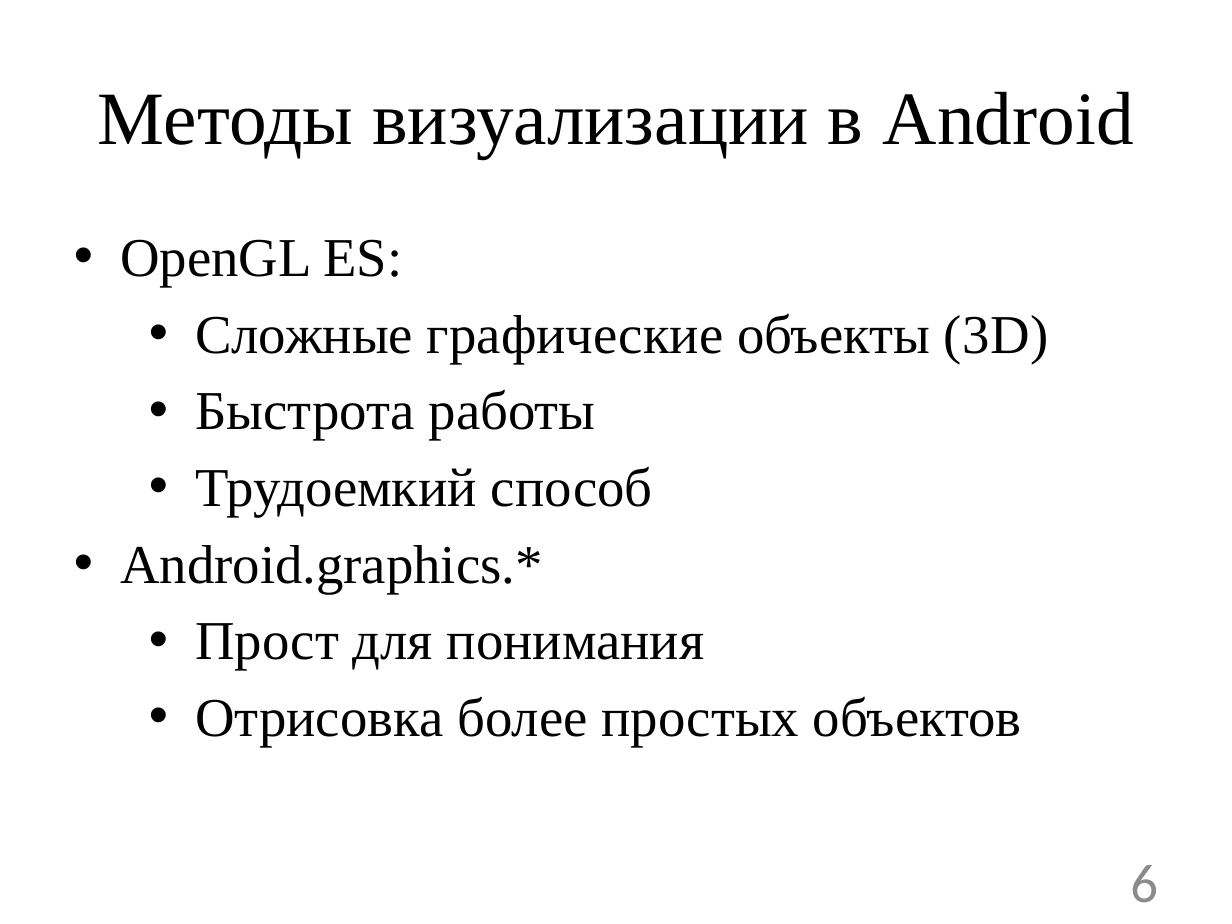
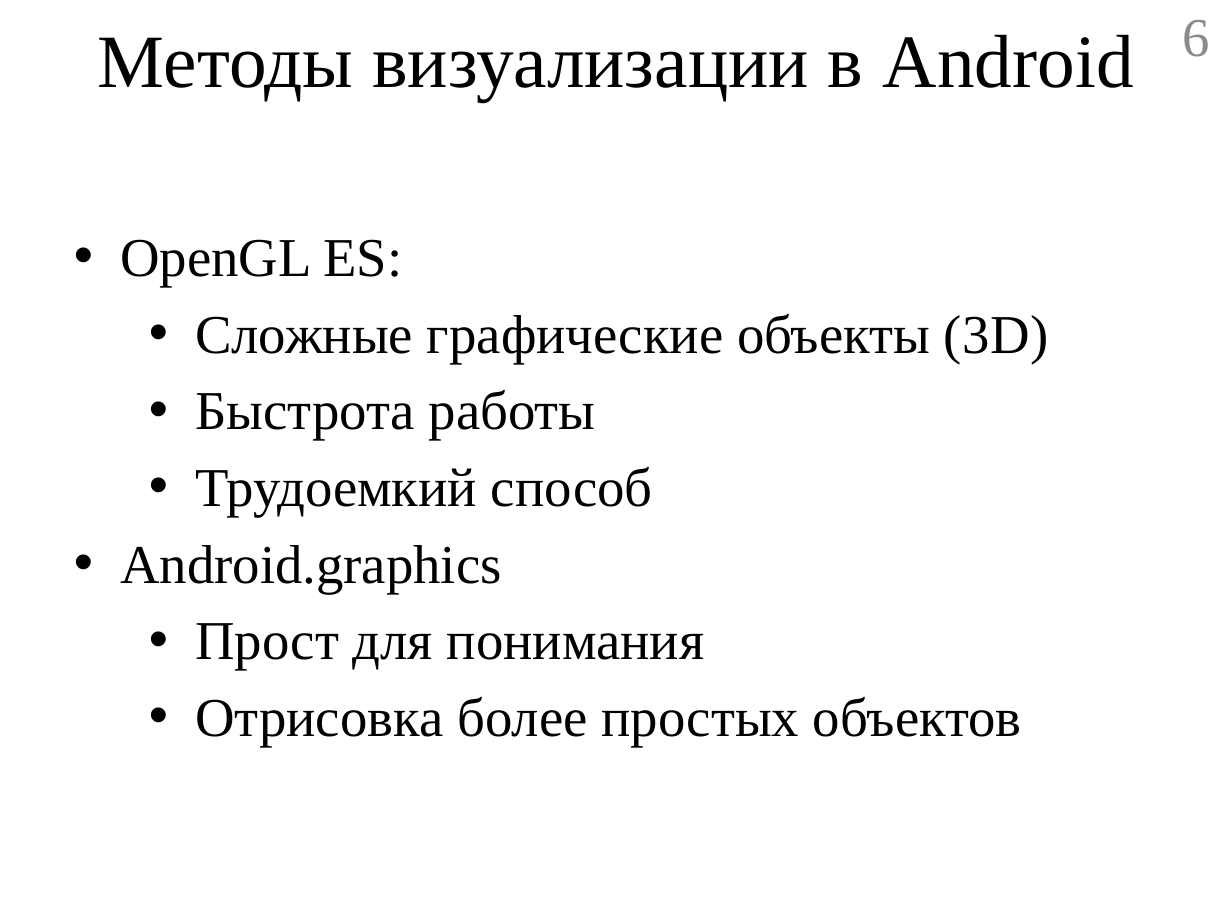
Before and after one commit to geo2tag/geocube, a slide deck: slide 6 of Диплом презентация.pptx. Drawn at 1232x924 pixels with LibreOffice and Linux fonts; fonts in the diff are those of the drawing. Boxes give left, top, right and bottom in pixels: in the first picture for what was removed or moved away, otherwise in the second. Text is boxed around its words. In the diff, an @@ line names an element or a change of style, - is before the commit and + after.

```diff
--- a/Диплом презентация.pptx
+++ b/Диплом презентация.pptx
@@ title "Методы визуализации в Android": place and size @@
-title "Методы визуализации в Android" at <box>98,91,1134,158</box>
+title "Методы визуализации в Android" at <box>98,34,1134,102</box>
@@ page number: place and size @@
-page number at <box>1130,865,1158,903</box>
+page number at <box>1183,20,1210,57</box>
@@ page number at <box>1183,20,1210,57</box>: font Calibri to Times New Roman @@
@@ text at <box>120,545,502,593</box>: text changed @@
-• Android.graphics.*
+• Android.graphics
```
Also in this commit, not shown: 12 other slides changed, 1 slide added, 3 slides removed, 1 other file.
